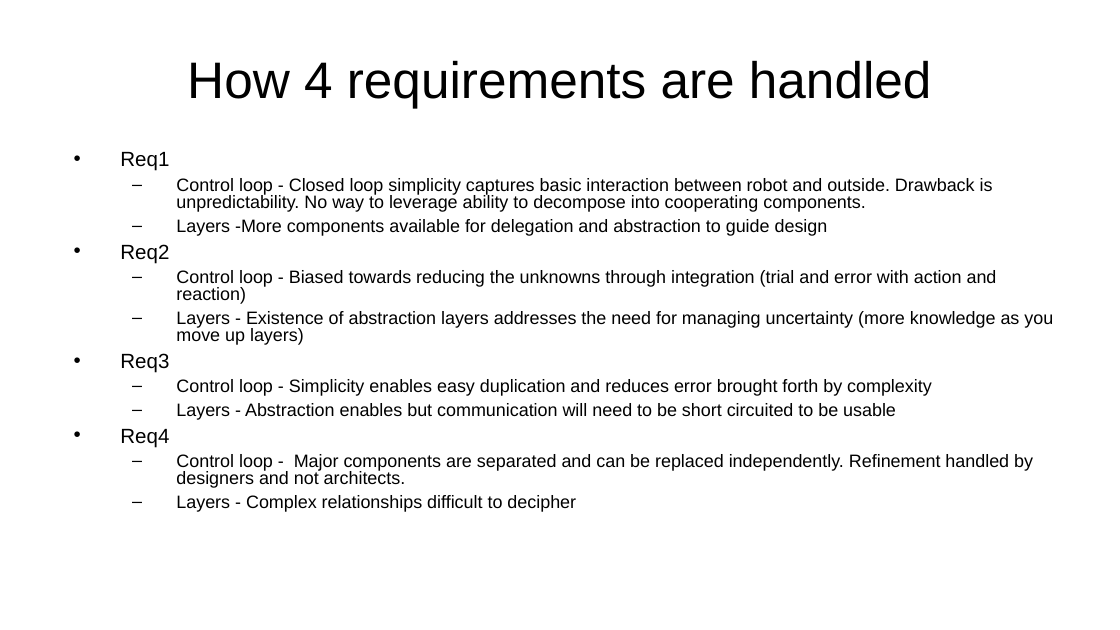
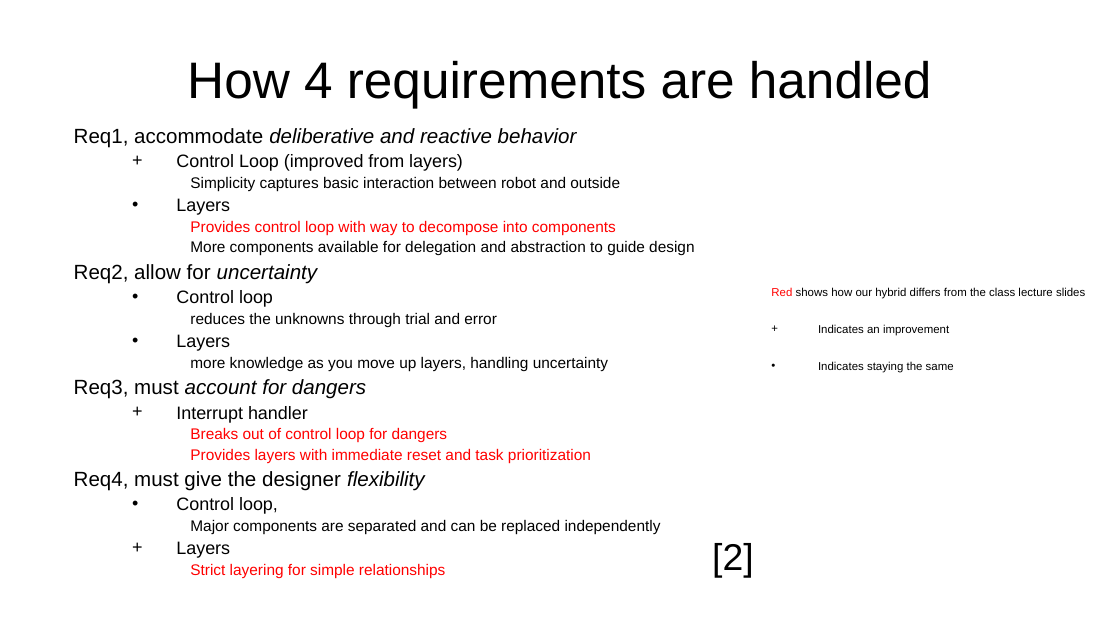
Before and after one commit to AlexLundinEducational/UTDFall2018, a slide deck: slide 5 of 2.1-SE-4352.001-AandD/Homework/Homework3/Homework3.pptx (slide 6 before the commit). Drawn at 1120x630 pixels with LibreOffice and Linux fonts; fonts in the diff are those of the drawing; background and template pictures are left out. Boxes give left, top, right and bottom in pixels: in the first picture for what was removed or moved away, otherwise in the second. Text is boxed around its words. In the diff, an @@ line names an element or a change of style, - is before the commit and + after.

```diff
--- a/2.1-SE-4352.001-AandD/Homework/Homework3/Homework3.pptx
+++ b/2.1-SE-4352.001-AandD/Homework/Homework3/Homework3.pptx
@@ text at [74,128,694,579]: text changed; size 15.4 to 13.2 pt @@
-• Req1
-  – Control loop - Closed loop simplicity captures basic interaction between robot and outside. Drawback is unpredictability. No way to leverage ability to decompose into cooperating components.
-  – Layers -More components available for delegation and abstraction to guide design
-• Req2
-  – Control loop - Biased towards reducing the unknowns through integration (trial and error with action and reaction)
-  – Layers - Existence of abstraction layers addresses the need for managing uncertainty (more knowledge as you move up layers)
-• Req3
-  – Control loop - Simplicity enables easy duplication and reduces error brought forth by complexity
-  – Layers - Abstraction enables but communication will need to be short circuited to be usable
-• Req4
-  – Control loop - Major components are separated and can be replaced independently. Refinement handled by designers and not architects.
-  – Layers - Complex relationships difficult to decipher
+Req1, accommodate deliberative and reactive behavior
+  + Control Loop (improved from layers)
+    Simplicity captures basic interaction between robot and outside
+  • Layers
+    Provides control loop with way to decompose into components
+    More components available for delegation and abstraction to guide design
+Req2, allow for uncertainty
+  • Control loop
+    reduces the unknowns through trial and error
+  • Layers
+    more knowledge as you move up layers, handling uncertainty
+Req3, must account for dangers
+  + Interrupt handler
+    Breaks out of control loop for dangers
+    Provides layers with immediate reset and task prioritization
+Req4, must give the designer flexibility
+  • Control loop,
+    Major components are separated and can be replaced independently
+  + Layers
+    Strict layering for simple relationships
@@ text added at [771,287,1085,373], 9.8 pt, text #000000 @@
+Red shows how our hybrid differs from the class lecture slides
++ Indicates an improvement
+• Indicates staying the same
@@ text added at [712,543,753,577], 32 pt, text #000000 @@
+[2]
```
Also in this commit, not shown: 6 other slides changed, 3 slides added, 3 slides removed, 1 other file.
